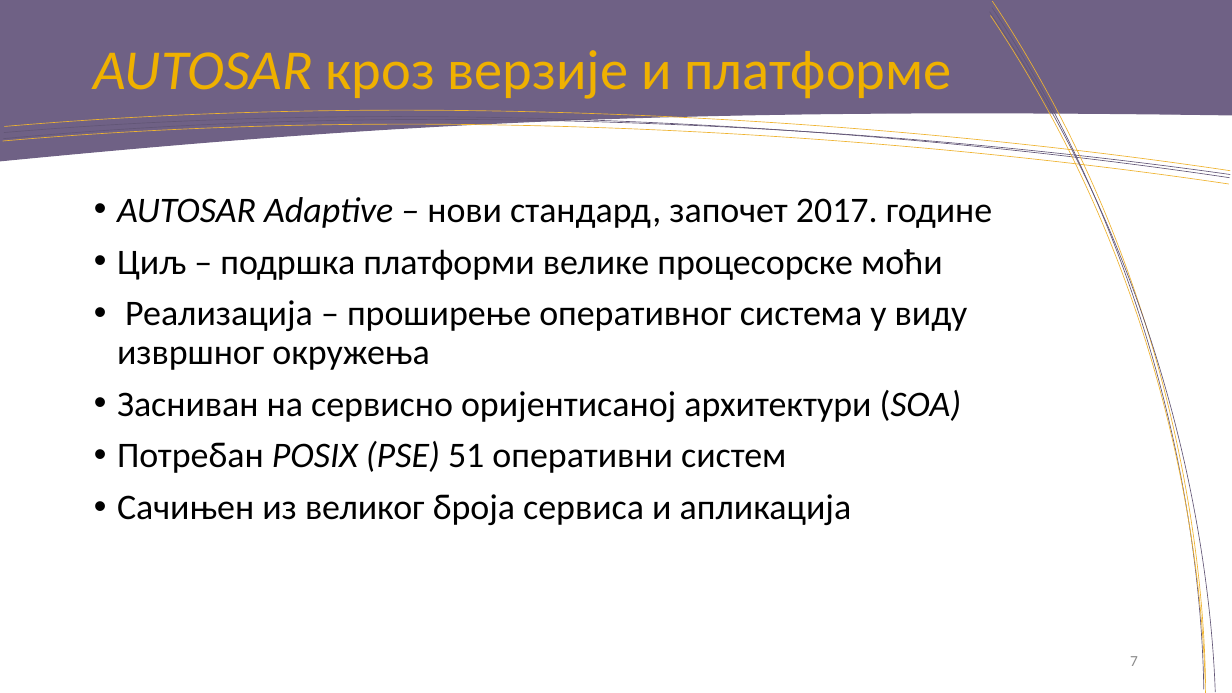
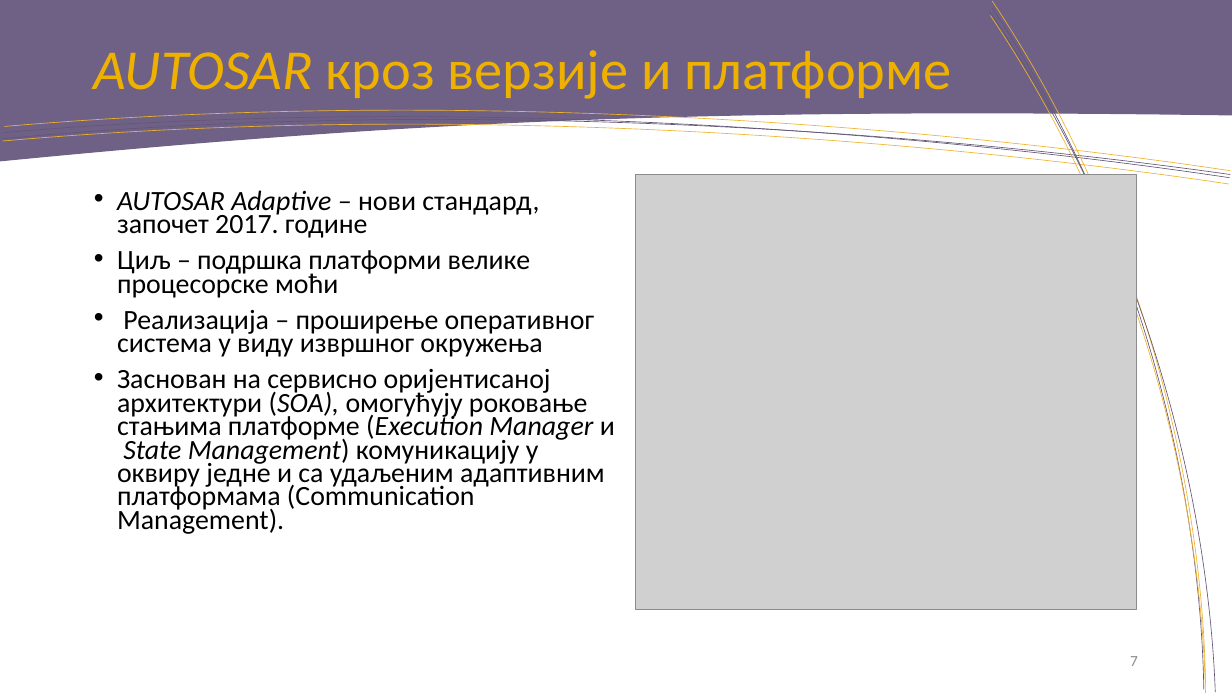
Before and after one commit to rondor1/msc, a slide deck: slide 7 of msc-e28-2018-pres.pptx. Drawn at 1232x693 pixels with LibreOffice and Linux fonts; fonts in the diff are those of the drawing; grey boxes stand for pictures; background and template pictures are left out. Boxes give left, top, right and bottom in pixels: in the first picture for what was removed or moved away, otherwise in the second. Text is boxed around its words. In the diff, an @@ line names an element or a change of style, - is before the commit and + after.

```diff
--- a/msc-e28-2018-pres.pptx
+++ b/msc-e28-2018-pres.pptx
@@ picture added at [635,175,1137,610] @@
@@ text at [117,190,594,357]: size 28 to 21.7 pt in "AUTOSAR Adaptive – нови стандард, започет 2017. ...", "Циљ – подршка платформи велике процесорске моћи", "Реализација – проширење оперативног система у виду ..."; line spacing 0.9 to 0.7 @@
@@ text at [117,369,615,534]: text changed; size 28 to 21.7 pt @@
-• Засниван на сервисно оријентисаној архитектури (SOA)
-• Потребан POSIX (PSE) 51 оперативни систем
-• Сачињен из великог броја сервиса и апликација
+• Заснован на сервисно оријентисаној архитектури (SOA), омогућују роковање стањима платформе (Execution Manager и State Management) комуникацију у оквиру једне и са удаљеним адаптивним платформама (Communication Management).
```
Also in this commit, not shown: 10 other slides changed, 9 slides added, 3 slides removed.
